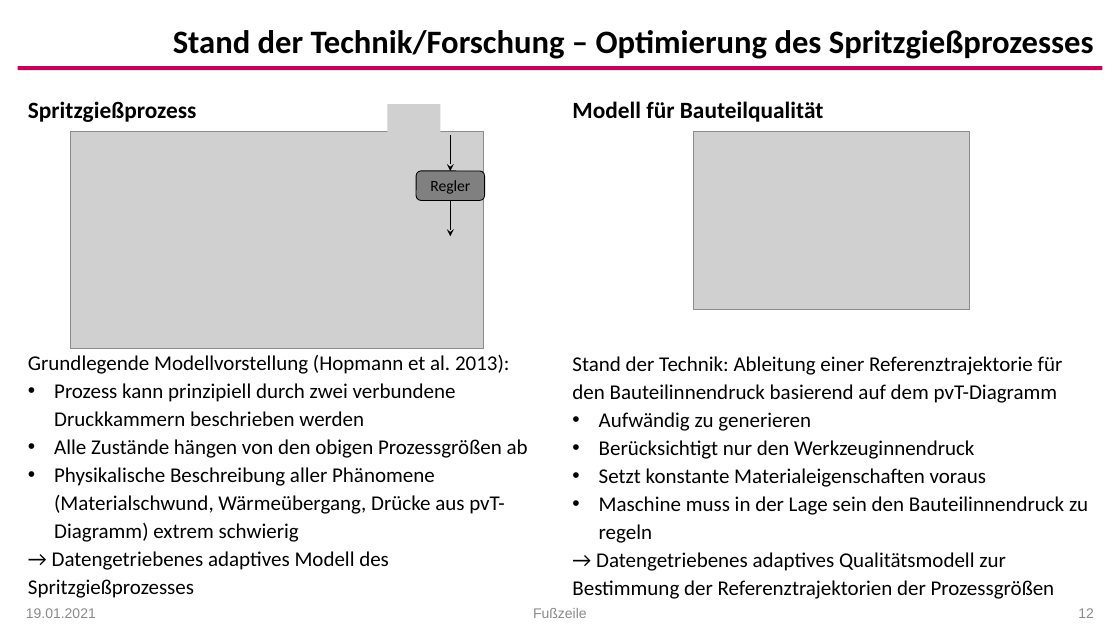
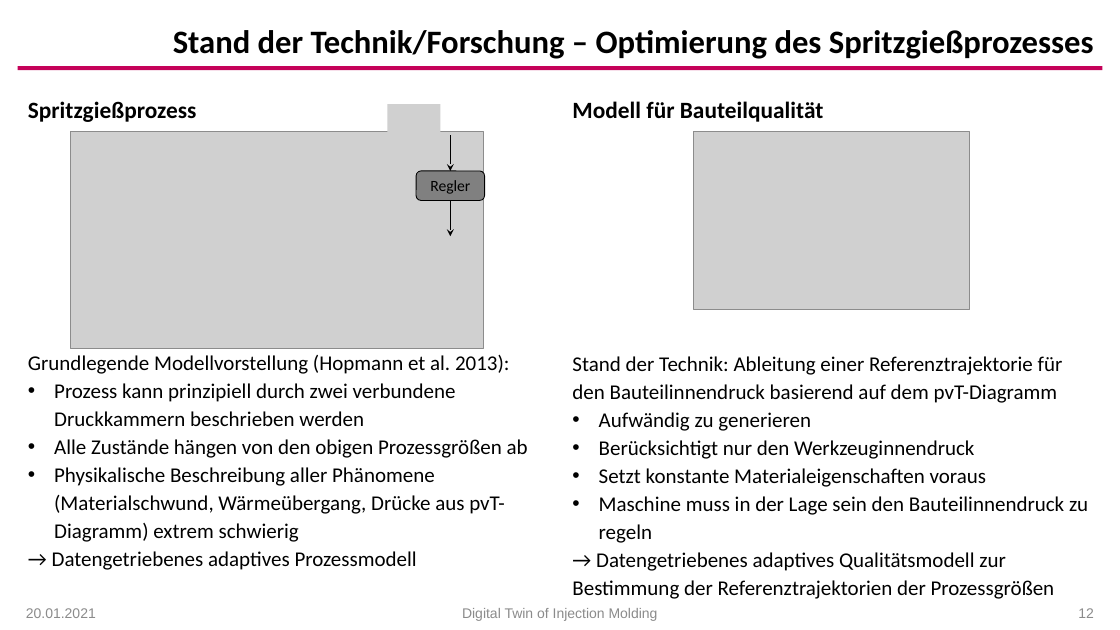
Before and after one commit to arehmer/DigitalTwinInjectionMoulding, a slide deck: slide 12 of Präsentationen/Kick-Off.pptx. Drawn at 1120x630 pixels with LibreOffice and Linux fonts; fonts in the diff are those of the drawing; grey boxes stand for pictures; background and template pictures are left out. Boxes give left, top, right and bottom in pixels: in the first picture for what was removed or moved away, otherwise in the second. Text is boxed around its words. In the diff, an @@ line names an element or a change of style, - is before the commit and + after.

```diff
--- a/Präsentationen/Kick-Off.pptx
+++ b/Präsentationen/Kick-Off.pptx
@@ text at [52, 551, 417, 570]: text changed @@
-→ Datengetriebenes adaptives Modell des Spritzgießprozesses
+→ Datengetriebenes adaptives Prozessmodell
@@ text at [26, 608, 96, 618]: text changed @@
-19.01.2021
+20.01.2021
@@ text at [462, 608, 658, 621]: text changed @@
-Fußzeile
+Digital Twin of Injection Molding
```
Also in this commit, not shown: 19 other slides changed, 3 slides added.
